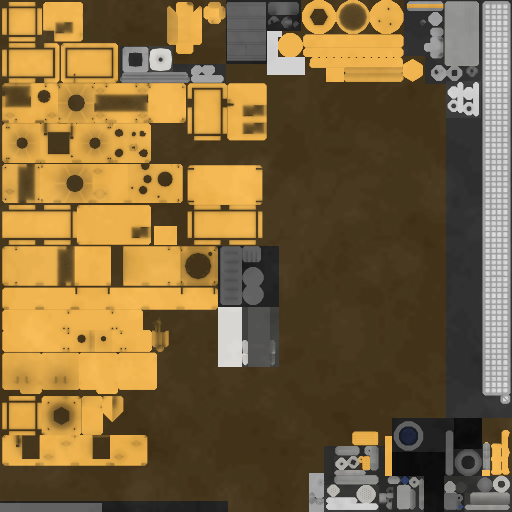
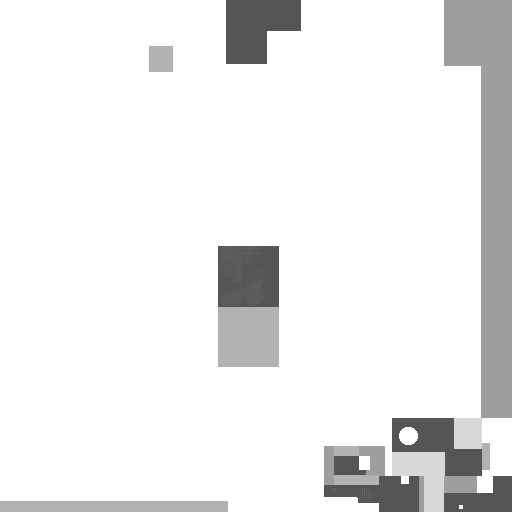
The second 512×512 image is a revision of the first. Changes to its layers:
showed "___MET", painted on it over [0, 0, 512, 512]
hid group "COLOR" (4 layers) over [0, 0, 512, 512]
painted on "Layer #1" over [154, 226, 177, 245]
